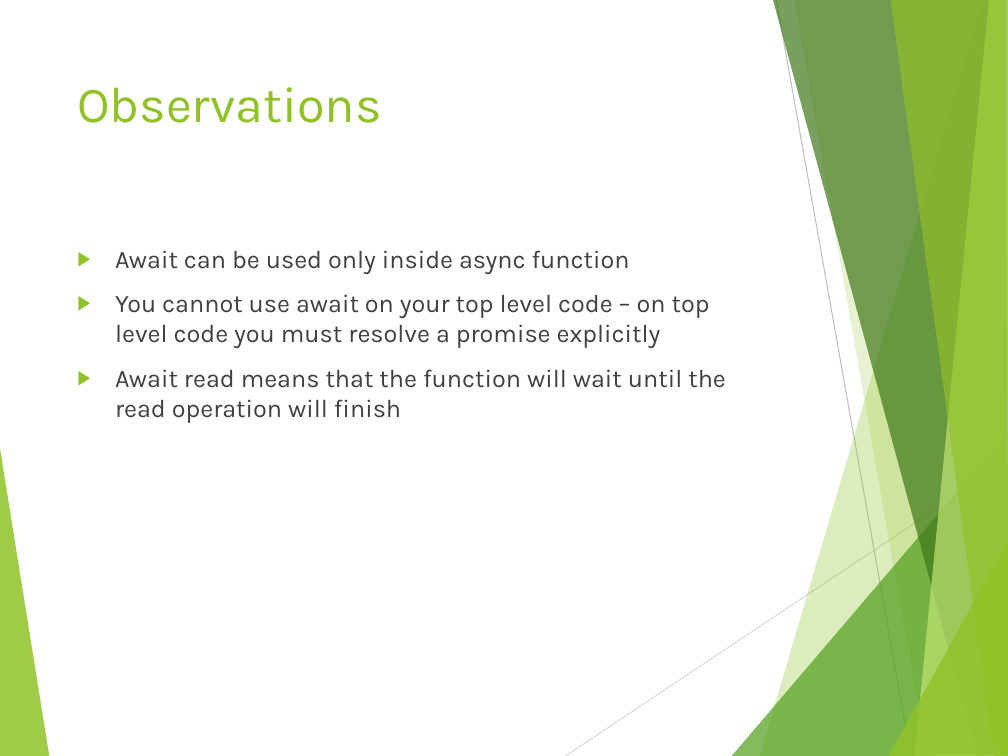
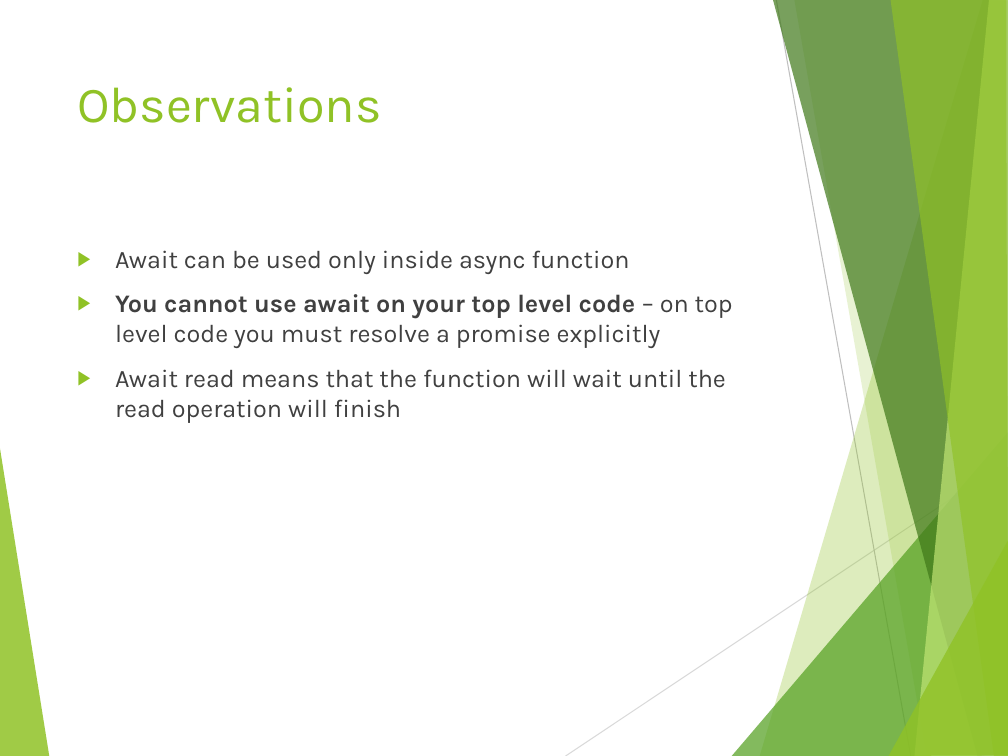
Before and after one commit to tamarstern/MyNodeJSCourse, a slide deck: slide 10 of day1/async_await/nodejs_async_await.pptx. Drawn at 1008x756 pixels with LibreOffice and Linux fonts; fonts in the diff are those of the drawing. Boxes give left, top, right and bottom in pixels: in the first picture for what was removed or moved away, otherwise in the second. Text is boxed around its words. In the diff, an @@ line names an element or a change of style, - is before the commit and + after.

```diff
--- a/day1/async_await/nodejs_async_await.pptx
+++ b/day1/async_await/nodejs_async_await.pptx
@@ text at <box>115,294,733,348</box>: bold on in "You cannot use await on your top ..." @@
```
Also in this commit, not shown: 11 other files.
